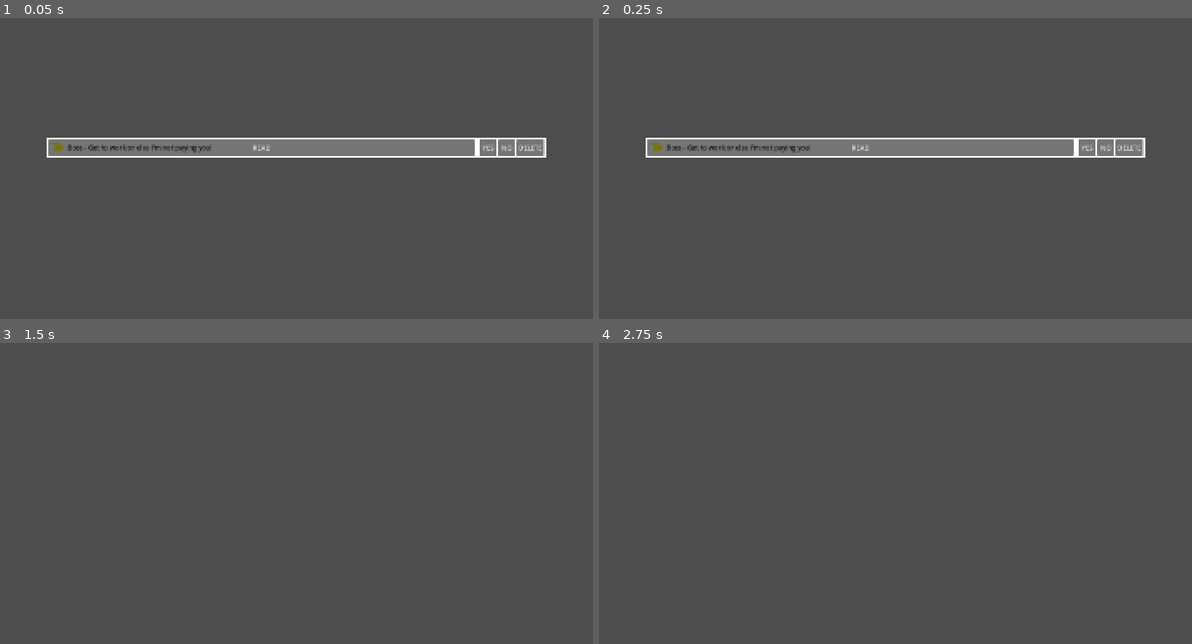
Above: before the commit, frames 1-4 (two rows, left to right).
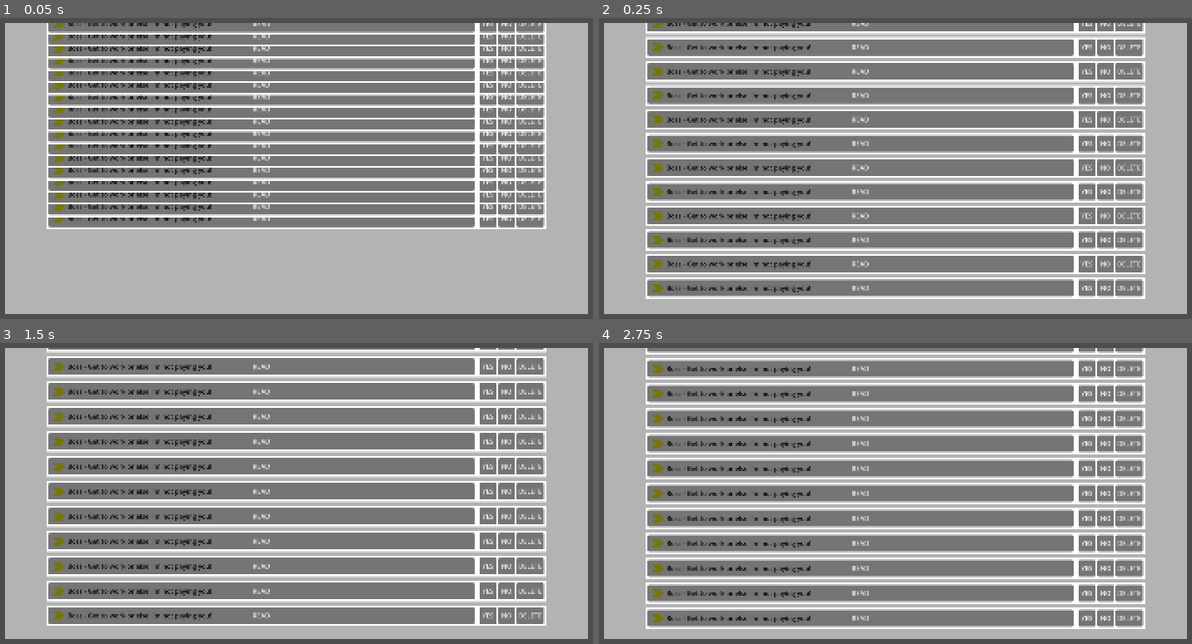
Above: after the commit, the same moments.

Repository: BradBenJoya/GMTK2026
Game: Godot game, scene res://main.tscn
The game is run twice, just before and just after one commit, with the same random seed, the same clock (stepped at 60 frames per second) and the same inputs. Before the commit the project starts from res://Scenes/email.tscn.
Inputs (mouse positions are in pixels of both pictures, inside the frame that each line leads up to):
- Up to frame 1 (0.05 s): no input
- Up to frame 2 (0.25 s): no input
- Up to frame 3 (1.5 s): click "READ" at 0.5 s; click (486, 616) at 1.25 s, where only the run after the commit has a clickable "YES"
- Up to frame 4 (2.75 s): click (859, 616) at 2 s, where only the run after the commit has a clickable "READ"

The runs differ from the first frame. In frame 1, 90% of the frame differs, in the area x 0-100%, y 1-99%; in frame 2, 91%; in frame 3, 93%; in frame 4, 94%.

Commit message:
Manager Scene - init
Also added main scene with "computer screen" viewport so the emails can go off screen just fine

Diff:
--- a/Scenes/email.tscn
+++ b/Scenes/email.tscn
@@ -55,8 +55,6 @@
 offset_bottom = 20.0
 text = "DELETE"
 
-[node name="delete me when email manager is ready" type="Camera2D" parent="." unique_id=1658023212]
-
 [connection signal="pressed" from="Read" to="." method="_on_read_pressed"]
 [connection signal="pressed" from="Yes" to="." method="_on_yes_pressed"]
 [connection signal="pressed" from="No" to="." method="_on_no_pressed"]
--- a/Scripts/Email/email.gd
+++ b/Scripts/Email/email.gd
@@ -5,8 +5,6 @@
 
 @export_group("Data")
 @export_enum("Normal") var type : String
-
-var is_hovering : bool = false
 
 func _ready():
 	pass
--- /dev/null
+++ b/main.tscn
@@ -0,0 +1,28 @@
+[gd_scene format=3 uid="uid://bs8s04pdoy5r0"]
+
+[ext_resource type="PackedScene" uid="uid://bs2gvfj1541lm" path="res://manager.tscn" id="1_ig7tw"]
+
+[node name="Main" type="Node2D" unique_id=1107406334]
+
+[node name="SubViewportContainer" type="SubViewportContainer" parent="." unique_id=1630699192]
+anchors_preset = 8
+anchor_left = 0.5
+anchor_top = 0.5
+anchor_right = 0.5
+anchor_bottom = 0.5
+offset_left = -700.0
+offset_top = -300.0
+offset_right = 700.0
+offset_bottom = 400.0
+grow_horizontal = 2
+grow_vertical = 2
+
+[node name="SubViewport" type="SubViewport" parent="SubViewportContainer" unique_id=997782579]
+handle_input_locally = false
+size = Vector2i(1400, 700)
+render_target_update_mode = 4
+
+[node name="Manager" parent="SubViewportContainer/SubViewport" unique_id=1747145403 instance=ExtResource("1_ig7tw")]
+position = Vector2(700, 300)
+
+[node name="Camera" type="Camera2D" parent="." unique_id=1316030113]
--- /dev/null
+++ b/manager.gd
@@ -0,0 +1,26 @@
+extends Node2D
+
+var email_scene : PackedScene = preload("res://Scenes/email.tscn")
+
+var emails : Array = []
+
+func _ready():
+	for i in 20:
+		var new_email = email_scene.instantiate()
+
+		new_email.type = "Normal"
+
+		add_child(new_email)
+		emails.append(new_email)
+
+
+# Called every frame. 'delta' is the elapsed time since the previous frame.
+func _process(delta):
+	var i : int = 0
+	for email in emails:
+		if not email:
+			emails.erase(email)
+		else:
+			email.position += (Vector2(0, 350 - (i * 60)) - email.position) / 5 * (60 * delta) # smooth interpolation of emails
+
+		i += 1
--- /dev/null
+++ b/manager.tscn
@@ -0,0 +1,11 @@
+[gd_scene format=3 uid="uid://bs2gvfj1541lm"]
+
+[ext_resource type="Script" uid="uid://cqonvry43p16h" path="res://manager.gd" id="1_453op"]
+
+[node name="Manager" type="Node2D" unique_id=1747145403]
+script = ExtResource("1_453op")
+
+[node name="TempBG" type="Polygon2D" parent="." unique_id=817006618]
+z_index = -1
+color = Color(0.70380783, 0.70380783, 0.70380783, 1)
+polygon = PackedVector2Array(-700, -300, 700, -300, 700, 400, -700, 400)
--- a/project.godot
+++ b/project.godot
@@ -11,7 +11,7 @@
 [application]
 
 config/name="GMTK2026"
-run/main_scene="uid://coeyr1oy5wo30"
+run/main_scene="uid://bs8s04pdoy5r0"
 config/features=PackedStringArray("4.7", "GL Compatibility")
 config/icon="res://Sprites/icon.svg"
 
Not shown, added: manager.gd.uid
